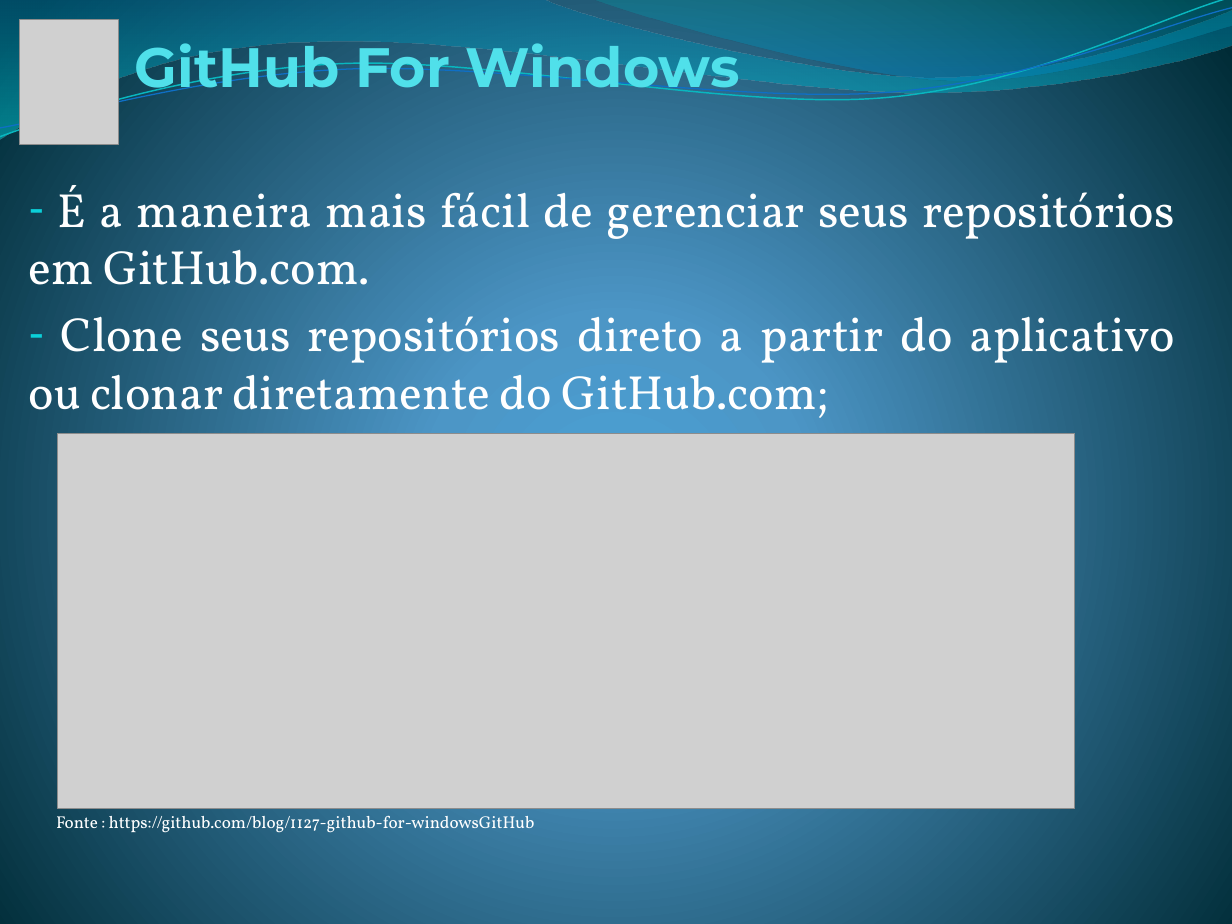
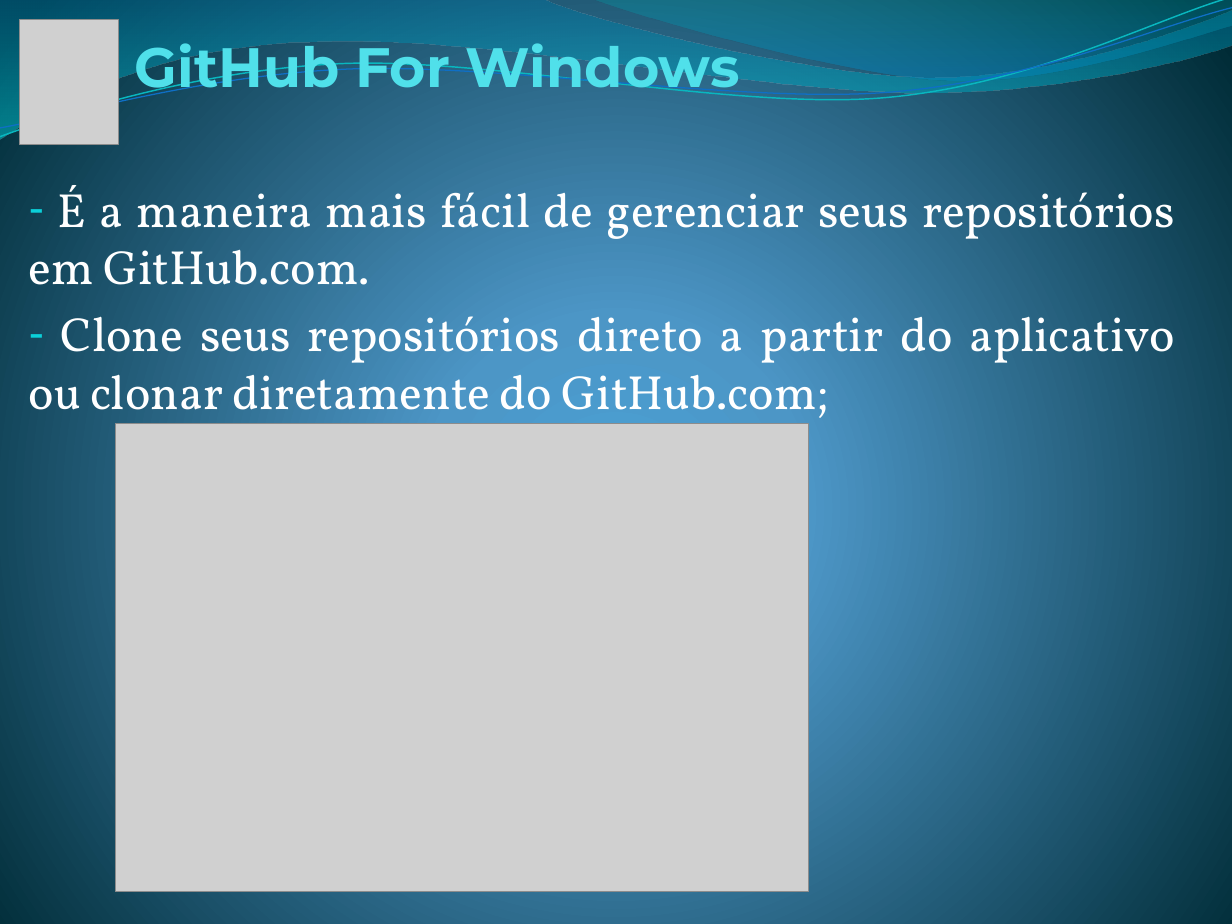
Before and after one commit to gvalman/test, a slide deck: slide 7 of GitHub Seminario.pptx. Drawn at 1232x924 pixels with LibreOffice and Linux fonts; fonts in the diff are those of the drawing; grey boxes stand for pictures. Boxes give left, top, right and bottom in pixels: in the first picture for what was removed or moved away, otherwise in the second. Text is boxed around its words. In the diff, an @@ line names an element or a change of style, - is before the commit and + after.

```diff
--- a/GitHub Seminario.pptx
+++ b/GitHub Seminario.pptx
@@ picture resized from (x1=58, y1=434, x2=1074, y2=809) to (x1=116, y1=424, x2=809, y2=892) @@
@@ subtitle at (x1=56, y1=811, x2=535, y2=836): paragraph removed @@
-Fonte : https://github.com/blog/1127-github-for-windowsGitHub
```
Also in this commit, not shown: 6 other slides changed, 2 slides added.
